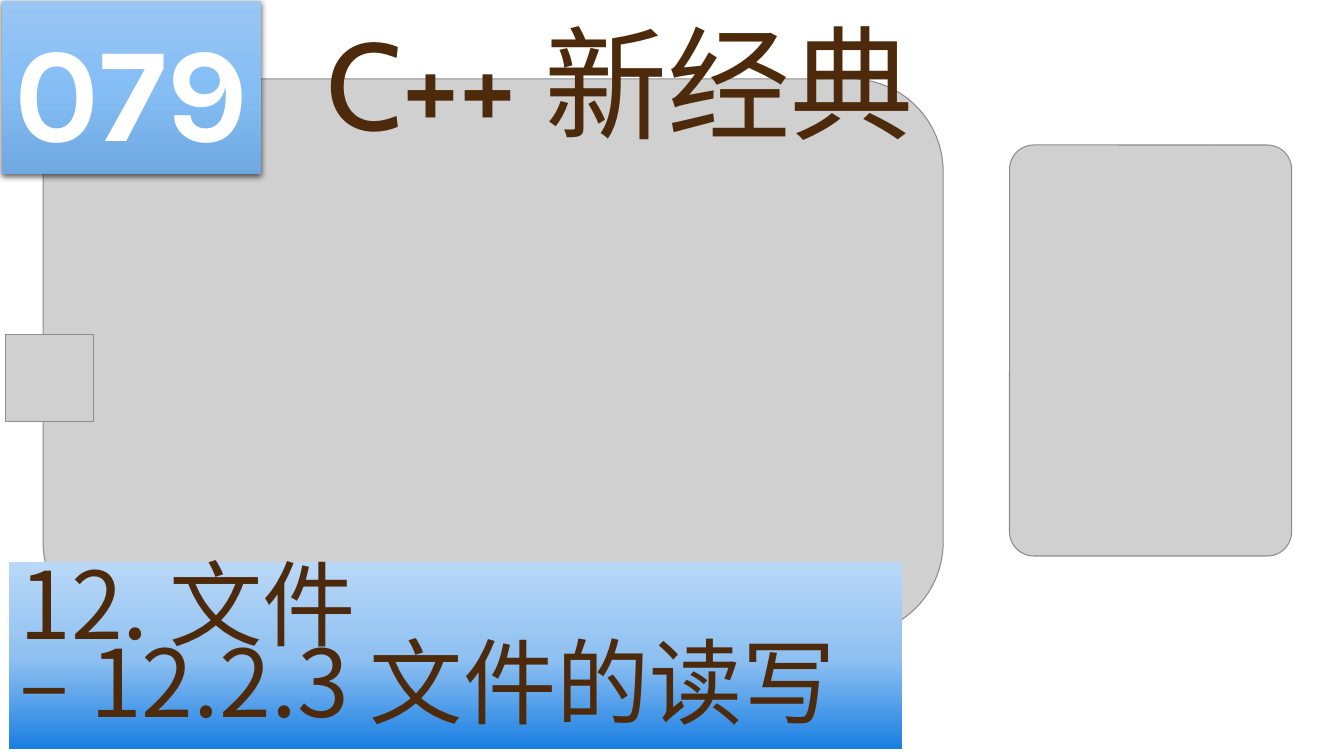
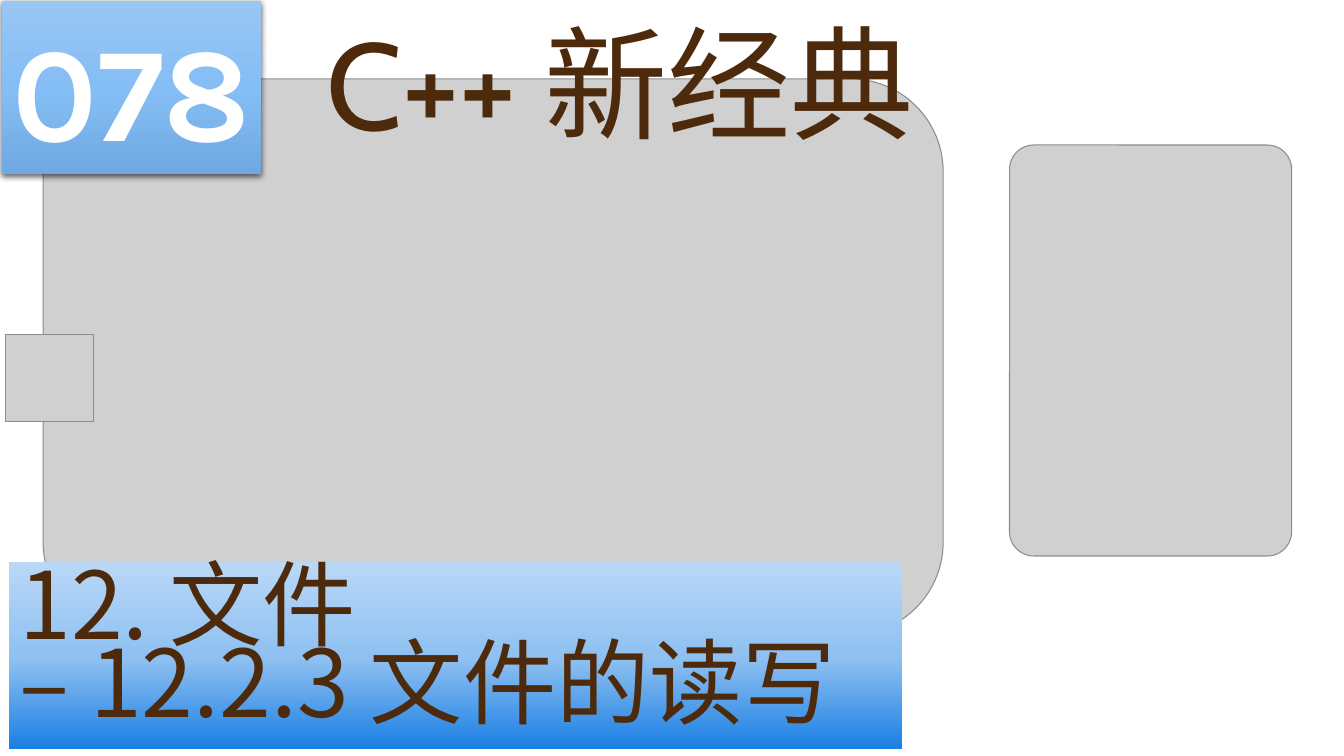
Before and after one commit to yasenstar/learn_cpp, a slide deck: slide 78 of cpp_new/C++ 新经典.pptx (slide 79 before the commit). Drawn at 1344x756 pixels with LibreOffice and Linux fonts; fonts in the diff are those of the drawing; grey boxes stand for pictures; background and template pictures are left out. Boxes give left, top, right and bottom in pixels: in the first picture for what was removed or moved away, otherwise in the second. Text is boxed around its words. In the diff, an @@ line names an element or a change of style, - is before the commit and + after.

```diff
--- a/cpp_new/C++ 新经典.pptx
+++ b/cpp_new/C++ 新经典.pptx
@@ text in rectangle at (x1=12, y1=52, x2=251, y2=143): text changed @@
-079
+078
```
Also in this commit, not shown: 6 other slides changed, 2 slides removed.
